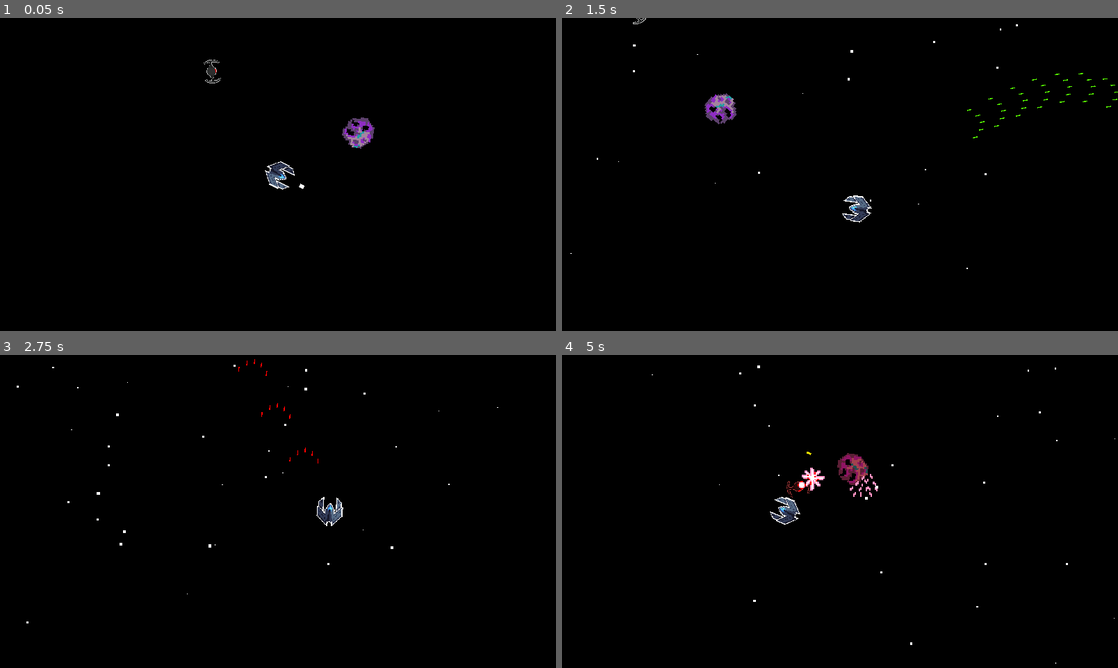
Above: before the commit, frames 1-4 (two rows, left to right).
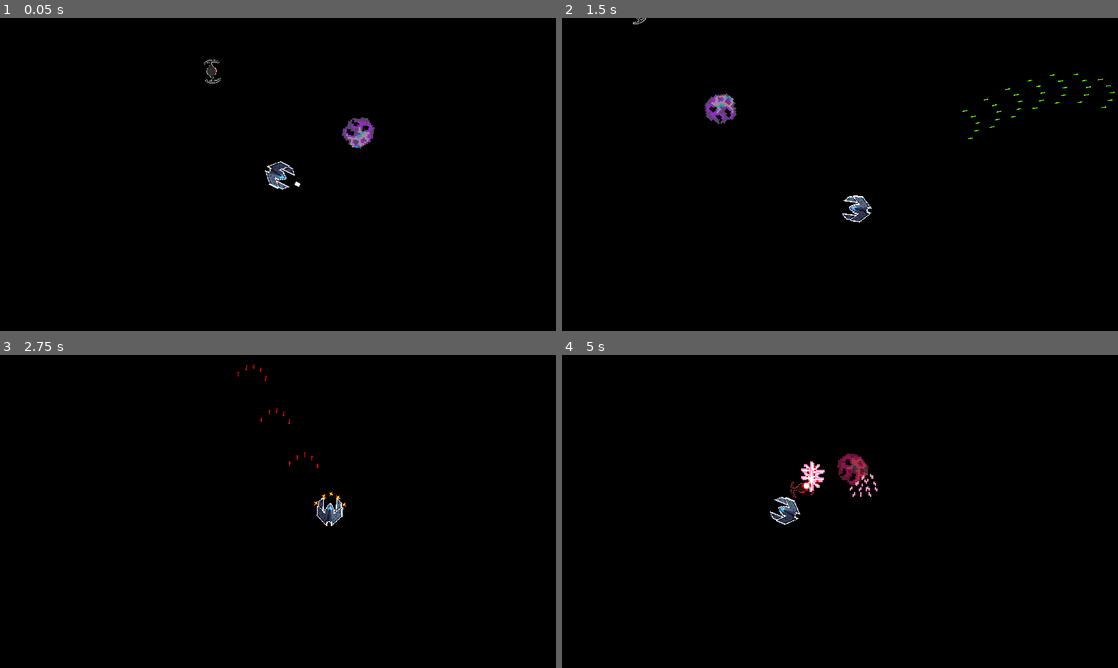
Above: after the commit, the same moments.

Repository: pawan-bilkhu/space-invaders
Game: Godot game, scene res://levels/weapon_test/weapon_test_level.tscn
The game is run twice, just before and just after one commit, with the same random seed, the same clock (stepped at 60 frames per second) and the same inputs. The project has no main scene, so this scene is started directly.
Inputs (mouse positions are in pixels of both pictures, inside the frame that each line leads up to):
- Up to frame 1 (0.05 s): no input
- Up to frame 2 (1.5 s): move the mouse to (962, 158) at 0.52 s; press the mouse at (962, 158) at 0.53 s; hold Right (move_right) 0.53-1.28 s; move the mouse to (728, 190) at 1.27 s; release the mouse at (728, 190) at 1.28 s; hold Down (move_down) from 1.28 s (still down); tap 1 (projectile_weapon_select) at 1.35 s
- Up to frame 3 (2.75 s): click (166, 527) at 1.55 s; move the mouse to (333, 442) at 2.02 s; release Down (move_down) at 2.03 s; press the mouse at (333, 442) at 2.03 s; hold Right (move_right) from 2.03 s (still down)
- Up to frame 4 (5 s): move the mouse to (812, 574) at 2.77 s; release Right (move_right) at 2.78 s; release the mouse at (812, 574) at 2.78 s; hold Up (move_up) 2.78-3.53 s; right-click (812, 574) at 2.85 s; click (812, 574) at 3.05 s; move the mouse to (1006, 558) at 3.52 s; press the mouse at (1006, 558) at 3.53 s; hold Left (move_left) from 3.53 s (still down); move the mouse to (673, 464) at 4.27 s; release the mouse at (673, 464) at 4.28 s; tap 1 (projectile_weapon_select) at 4.35 s; click (673, 464) at 4.55 s

The runs differ from the first frame. In frame 1, less than 0.1% of the frame differs, in the area x 53-55%, y 52-55%; in frame 2, 0.2%; in frame 3, 0.2%; in frame 4, 0.4%, in the area x 16-100%, y 3-99%.

Commit message:
Added muzzle flash game object, added new mini enemy entity

Diff:
--- /dev/null
+++ b/entities/enemy_entity/mini_drone_enemy/mini_drone_enemy.tscn
@@ -0,0 +1,13 @@
+[gd_scene format=3 uid="uid://djgahclffjojw"]
+
+[node name="MiniDroneEnemy" type="CharacterBody2D"]
+
+[node name="Sprite2D" type="Sprite2D" parent="."]
+
+[node name="CollisionPolygon2D" type="CollisionPolygon2D" parent="."]
+
+[node name="Area2D" type="Area2D" parent="."]
+
+[node name="HitboxPolygon2D" type="CollisionPolygon2D" parent="Area2D"]
+
+[node name="AnimationPlayer" type="AnimationPlayer" parent="."]
--- /dev/null
+++ b/objects/muzzle_flash/muzzle_falsh.gd
@@ -0,0 +1,18 @@
+extends AnimatedSprite2D
+
+@export var scale_factor: Vector2 = Vector2.ONE
+var is_dead = false
+
+func _ready() -> void:
+	apply_scale(scale_factor)
+	play("flash")
+
+
+func destroy() -> void:
+	if is_dead:
+		return
+	is_dead = true
+	queue_free()
+
+func _on_animation_finished() -> void:
+	destroy()
--- /dev/null
+++ b/objects/muzzle_flash/muzzle_falsh.tscn
@@ -0,0 +1,34 @@
+[gd_scene load_steps=6 format=3 uid="uid://dgwsrire7dgdm"]
+
+[ext_resource type="Texture2D" uid="uid://cpso161jrma07" path="res://assets/explosions/explosion.png" id="1_gppye"]
+[ext_resource type="Script" path="res://objects/muzzle_flash/muzzle_falsh.gd" id="2_h3ppb"]
+
+[sub_resource type="AtlasTexture" id="AtlasTexture_68sog"]
+atlas = ExtResource("1_gppye")
+region = Rect2(0, 0, 16, 16)
+
+[sub_resource type="AtlasTexture" id="AtlasTexture_f20o8"]
+atlas = ExtResource("1_gppye")
+region = Rect2(16, 0, 16, 16)
+
+[sub_resource type="SpriteFrames" id="SpriteFrames_tpneh"]
+animations = [{
+"frames": [{
+"duration": 1.0,
+"texture": SubResource("AtlasTexture_68sog")
+}, {
+"duration": 1.0,
+"texture": SubResource("AtlasTexture_f20o8")
+}],
+"loop": false,
+"name": &"flash",
+"speed": 10.0
+}]
+
+[node name="MuzzleFalsh" type="AnimatedSprite2D"]
+sprite_frames = SubResource("SpriteFrames_tpneh")
+animation = &"flash"
+autoplay = "flash"
+script = ExtResource("2_h3ppb")
+
+[connection signal="animation_finished" from="." to="." method="_on_animation_finished"]
--- a/singletons/game_manager.gd
+++ b/singletons/game_manager.gd
@@ -25,11 +25,13 @@
 enum EXPLOSION_KEY {
 	FIRE_EXPLOSION,
 	SMALL_EXPLOSION,
+	MUZZLE_FLASH,
 }
 
 const EXPLOSION_SCENES = {
 	EXPLOSION_KEY.FIRE_EXPLOSION : preload("res://objects/explosions/fire_explosion/fire_explosion.tscn"),
 	EXPLOSION_KEY.SMALL_EXPLOSION : preload("res://objects/explosions/small_explosion/small_explosion.tscn"),
+	EXPLOSION_KEY.MUZZLE_FLASH : preload("res://objects/muzzle_flash/muzzle_falsh.tscn"),
 }
 
 # Projectile PackedScenes
@@ -96,3 +98,10 @@
 	new_explosion.position = _starting_position
 	new_explosion.scale_factor = _scale_factor
 	call_add_child(new_explosion)
+
+
+func create_muzzle_flash(_starting_position: Vector2, _scale_factor: Vector2, node_group: Node) -> void:
+	var new_muzzle_flash = EXPLOSION_SCENES[EXPLOSION_KEY.MUZZLE_FLASH].instantiate()
+	new_muzzle_flash.position = _starting_position
+	new_muzzle_flash.scale_factor = _scale_factor
+	node_group.add_child(new_muzzle_flash)
--- a/space_ship/space_ship_sprite.tscn
+++ b/space_ship/space_ship_sprite.tscn
@@ -109,6 +109,7 @@
 
 [node name="CPUParticles2D" type="CPUParticles2D" parent="Camera2D"]
 position = Vector2(-1, -541)
+emitting = false
 amount = 100
 lifetime = 3.0
 emission_shape = 3
--- a/weapon_system/base_weapon_system/base_weapon_system.gd
+++ b/weapon_system/base_weapon_system/base_weapon_system.gd
@@ -57,6 +57,7 @@
 	if Input.is_action_pressed("shoot"):
 		can_shoot = false
 		for weapon in projectile_group.get_children():
+			GameManager.create_muzzle_flash(weapon.position, Vector2(1,1), self)
 			GameManager.create_projectile(projectile_type[projectile_index], weapon.global_position, initial_velocity, initial_rotation)
 		shoot_interval_timer.start(interval_duration)
 
--- a/weapon_system/base_weapon_system/base_weapon_system.tscn
+++ b/weapon_system/base_weapon_system/base_weapon_system.tscn
@@ -58,7 +58,6 @@
 sprite_frames = SubResource("SpriteFrames_xuysi")
 
 [node name="ProjectileGroup" type="Node2D" parent="."]
-position = Vector2(0, -10)
 
 [node name="CentreWeapon" type="Marker2D" parent="ProjectileGroup"]
 position = Vector2(0, -40)
@@ -76,7 +75,6 @@
 position = Vector2(28, -19)
 
 [node name="LaserGroup" type="Node2D" parent="."]
-position = Vector2(0, -10)
 
 [node name="ShootIntervalTimer" type="Timer" parent="."]
 
